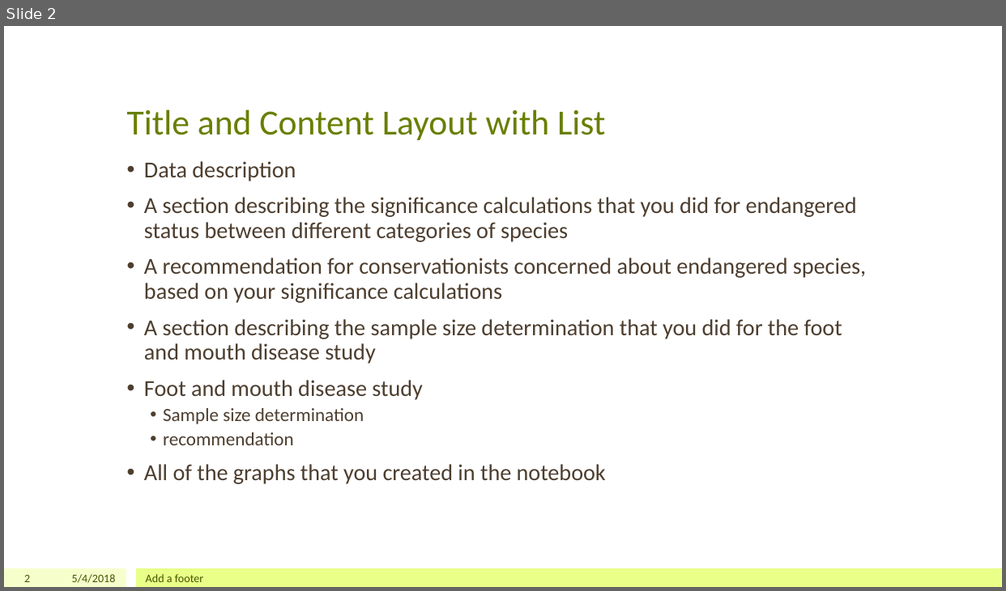
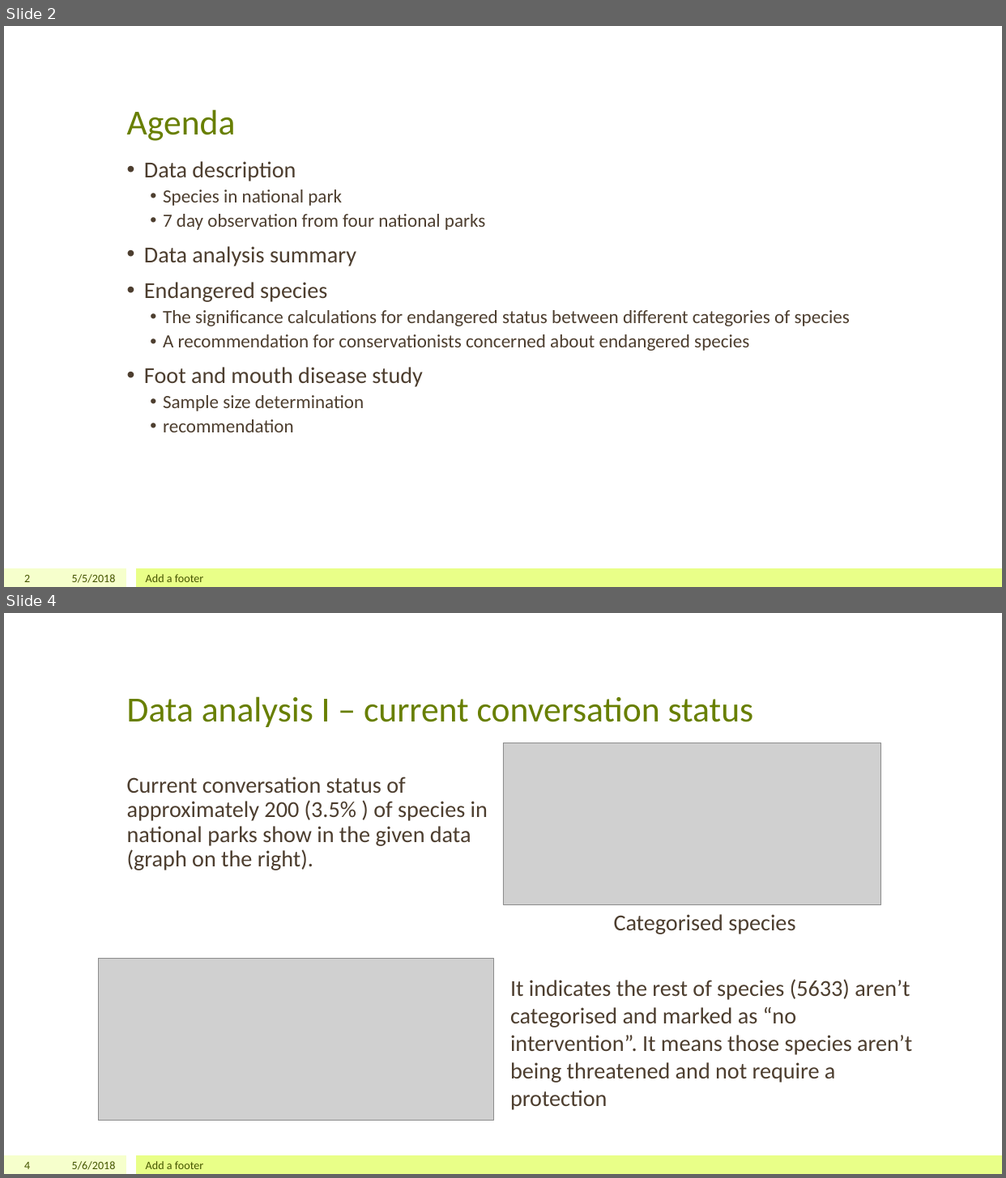
Before and after one commit to iamchristinelee/codeacademy, a slide deck: DataScience/Capstone/biodiversity.pptx. Shown one above the other, each under a label of ours: slide 2 before the commit, slides 2 and 4 after it; the slides between them are not shown. The pictures are 1006x591 and 1006x1178 pixels, drawn with LibreOffice and Linux fonts; fonts in the diff are those of the drawing; grey boxes stand for pictures. Boxes give left, top, right and bottom in pixels: in the first picture for what was removed or moved away, otherwise in the second. Text is boxed around its words. In the diff, an @@ line names an element or a change of style, - is before the commit and + after.

```diff
--- a/DataScience/Capstone/biodiversity.pptx
+++ b/DataScience/Capstone/biodiversity.pptx
@@ slide 4 added at (4, 613, 1002, 1174), background #FFFFFF; not listed: 2 template elements that a slide beside it also shows @@
@@ title added at (127, 696, 754, 727), 34 pt, text #688000 @@
+Data analysis I – current conversation status
@@ picture added at (503, 743, 880, 905) @@
@@ text added at (127, 777, 488, 871), 22 pt, text #4D3E2F @@
+Current conversation status of approximately 200 (3.5% ) of species in national parks show in the given data (graph on the right).
@@ text added at (614, 914, 795, 935), 22 pt, text #4D3E2F @@
+Categorised species
@@ picture added at (98, 958, 493, 1121) @@
@@ text added at (510, 979, 912, 1110), 22 pt, text #4D3E2F @@
+It indicates the rest of species (5633) aren’t categorised and marked as “no intervention”. It means those species aren’t being threatened and not require a protection
@@ page number added at (24, 1162, 30, 1169), 11 pt, text #455500 @@
+4
@@ text added at (72, 1161, 116, 1170), 11 pt, text #455500 @@
+5/6/2018
@@ text added at (146, 1161, 203, 1169), 11 pt, text #455500 @@
+Add a footer
@@ slide 2 changed as well @@
@@ title at (127, 109, 236, 141): text changed @@
-Title and Content Layout with List
+Agenda
@@ text at (144, 190, 850, 351): text changed; size 22 to 18 pt @@
-• A section describing the significance calculations that you did for endangered status between different categories of species
-• A recommendation for conservationists concerned about endangered species, based on your significance calculations
-• A section describing the sample size determination that you did for the foot and mouth disease study
+  • Species in national park
+  • 7 day observation from four national parks
+• Data analysis summary
+• Endangered species
+  • The significance calculations for endangered status between different categories of species
+  • A recommendation for conservationists concerned about endangered species
@@ text at (144, 464, 606, 484): paragraph removed @@
-• All of the graphs that you created in the notebook
@@ text at (72, 574, 116, 583): text changed @@
-5/4/2018
+5/5/2018
```
Also in this commit, not shown: 3 other slides changed, 5 other slides added, 10 slides removed, 3 other files.
